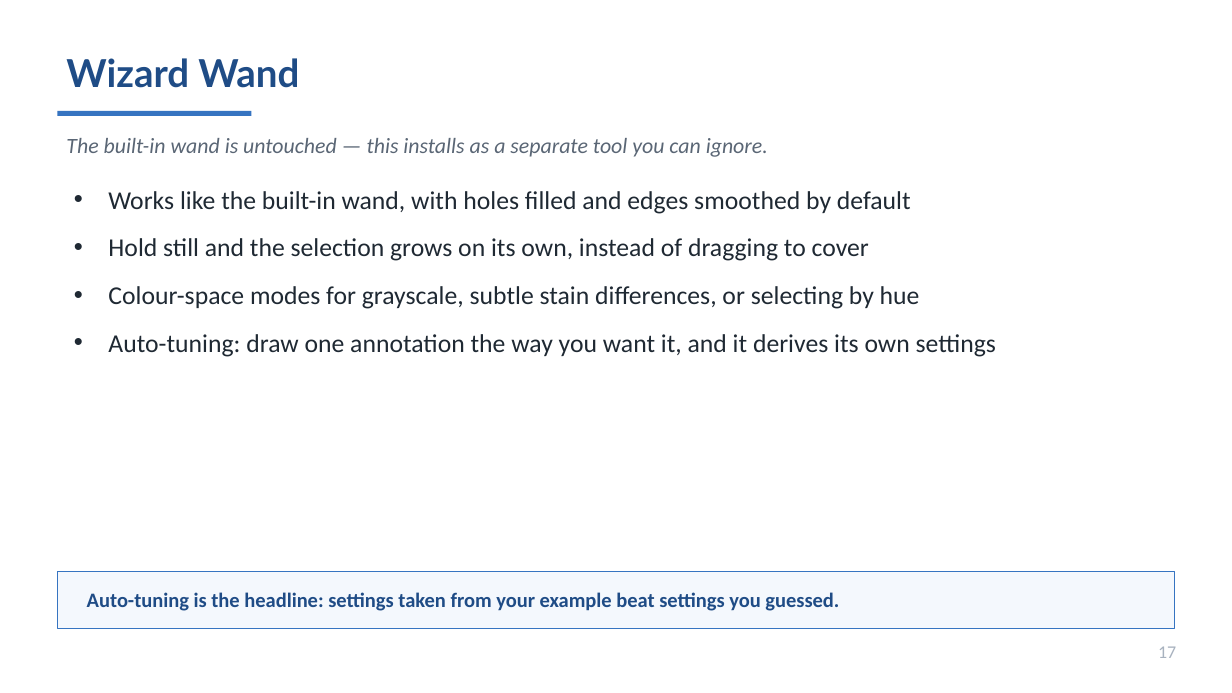
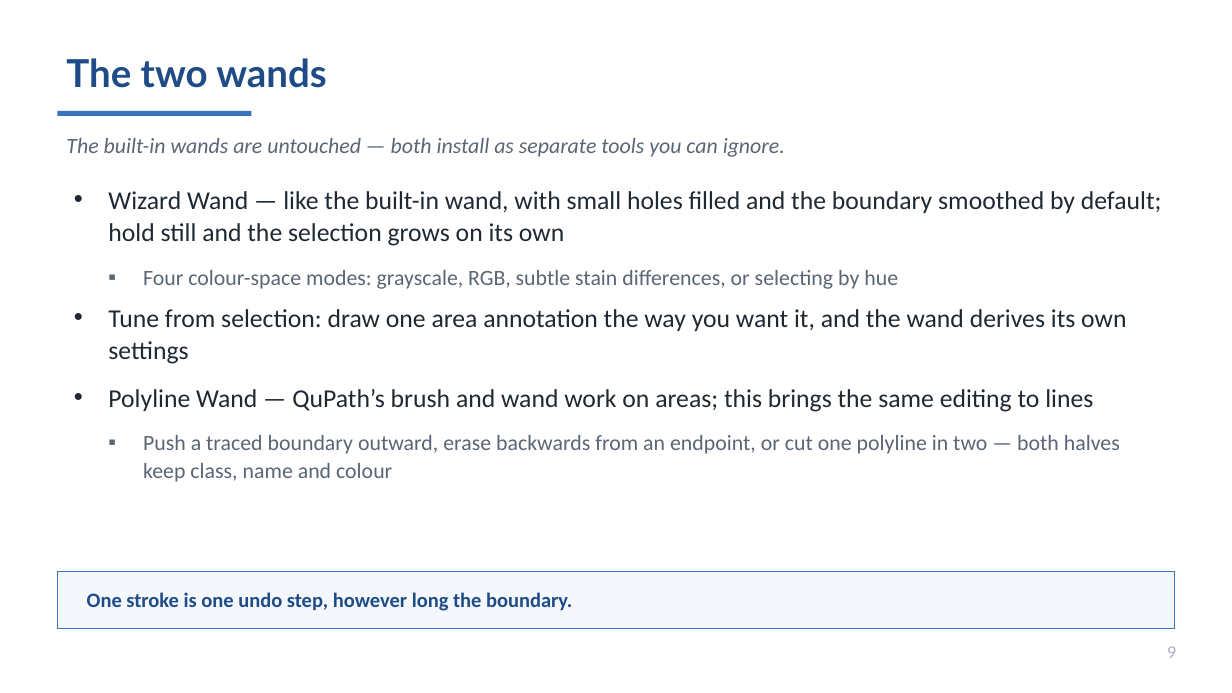
Before and after one commit to MichaelSNelson/BINA-I2K-2026-QuPath-Extensions, a slide deck: slide 9 of I2K_2026_QuPath_Extensions.pptx (slide 17 before the commit). Drawn at 1232x693 pixels with LibreOffice and Linux fonts; fonts in the diff are those of the drawing. Boxes give left, top, right and bottom in pixels: in the first picture for what was removed or moved away, otherwise in the second. Text is boxed around its words. In the diff, an @@ line names an element or a change of style, - is before the commit and + after.

```diff
--- a/I2K_2026_QuPath_Extensions.pptx
+++ b/I2K_2026_QuPath_Extensions.pptx
@@ text at bbox=[66, 58, 327, 88]: text changed @@
-Wizard Wand
+The two wands
@@ text at bbox=[66, 138, 785, 157]: text changed @@
-The built-in wand is untouched — this installs as a separate tool you can ignore.
+The built-in wands are untouched — both install as separate tools you can ignore.
@@ text at bbox=[108, 191, 1162, 482]: text changed @@
-• Works like the built-in wand, with holes filled and edges smoothed by default
-• Hold still and the selection grows on its own, instead of dragging to cover
-• Colour-space modes for grayscale, subtle stain differences, or selecting by hue
-• Auto-tuning: draw one annotation the way you want it, and it derives its own settings
+• Wizard Wand — like the built-in wand, with small holes filled and the boundary smoothed by default; hold still and the selection grows on its own
+  ▪ Four colour-space modes: grayscale, RGB, subtle stain differences, or selecting by hue
+• Tune from selection: draw one area annotation the way you want it, and the wand derives its own settings
+• Polyline Wand — QuPath’s brush and wand work on areas; this brings the same editing to lines
+  ▪ Push a traced boundary outward, erase backwards from an endpoint, or cut one polyline in two — both halves keep class, name and colour
@@ text at bbox=[87, 592, 572, 611]: text changed @@
-Auto-tuning is the headline: settings taken from your example beat settings you guessed.
+One stroke is one undo step, however long the boundary.
@@ text at bbox=[1167, 646, 1176, 658]: text changed @@
-17
+9
```
Also in this commit, not shown: 41 other slides changed, 1 slide added, 11 slides removed, 4 other files.
